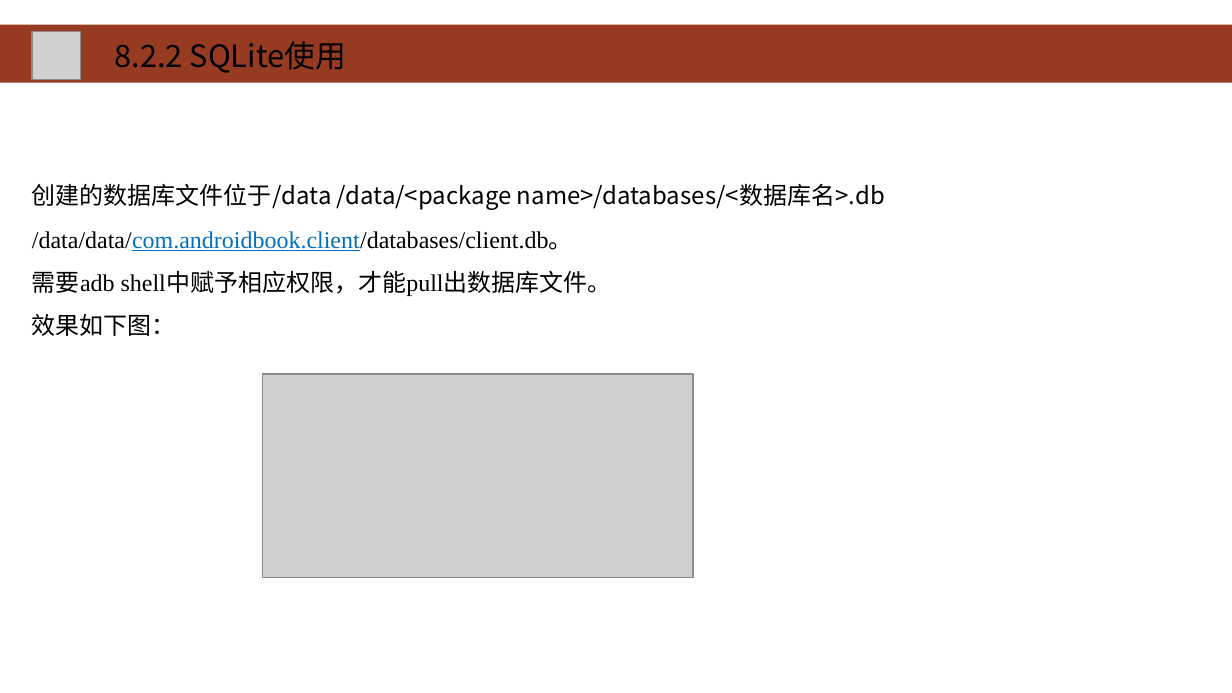
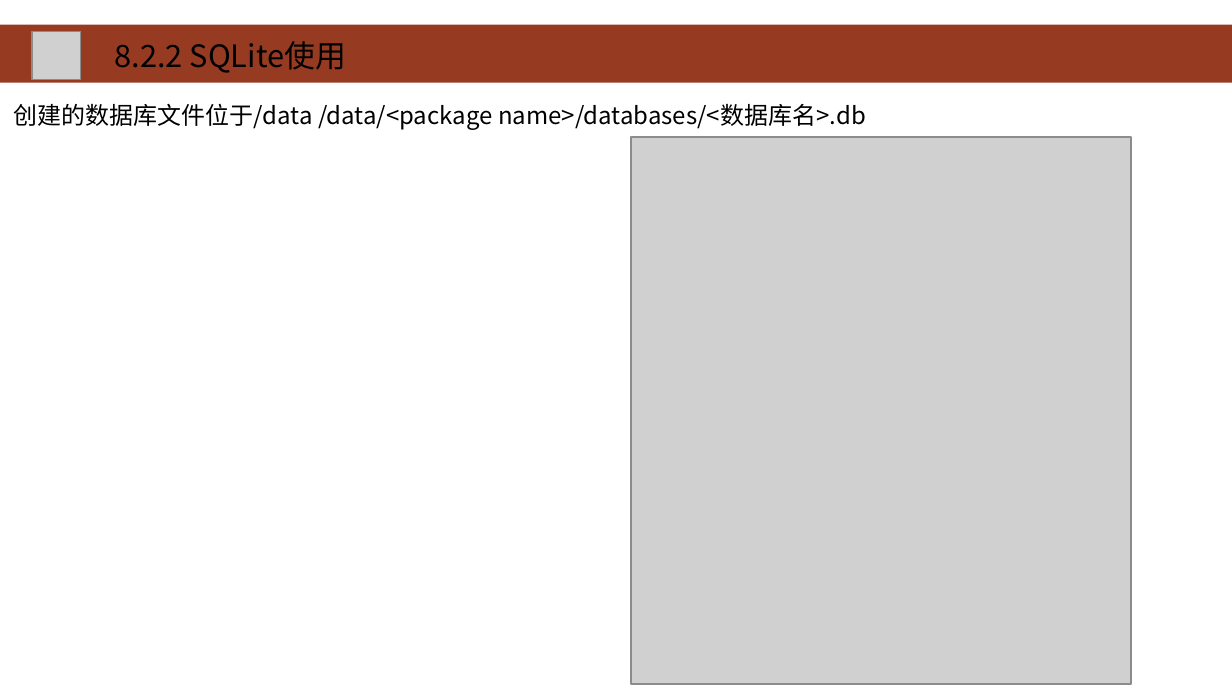
Before and after one commit to HBU/Android-PPT, a slide deck: slide 21 of 08.0 -- 数据存储 -- 第08章.ppt (slide 22 before the commit). Drawn at 1232x693 pixels with LibreOffice and Linux fonts; fonts in the diff are those of the drawing; grey boxes stand for pictures; background and template pictures are left out. Boxes give left, top, right and bottom in pixels: in the first picture for what was removed or moved away, otherwise in the second. Text is boxed around its words. In the diff, an @@ line names an element or a change of style, - is before the commit and + after.

```diff
--- a/08.0 -- 数据存储 -- 第08章.ppt
+++ b/08.0 -- 数据存储 -- 第08章.ppt
@@ text "创建的数据库文件位于/data /data/<package name>/databases/<数据库名>.db" moved from (x1=32, y1=184, x2=885, y2=336) to (x1=13, y1=104, x2=866, y2=130) @@
@@ picture resized from (x1=262, y1=375, x2=692, y2=578) to (x1=631, y1=137, x2=1131, y2=684) @@
@@ text at (x1=32, y1=231, x2=612, y2=336): paragraphs removed @@
-/data/data/com.androidbook.client/databases/client.db。
-需要adb shell中赋予相应权限，才能pull出数据库文件。
-效果如下图：
```
Also in this commit, not shown: 10 other slides changed, 1 slide removed.
